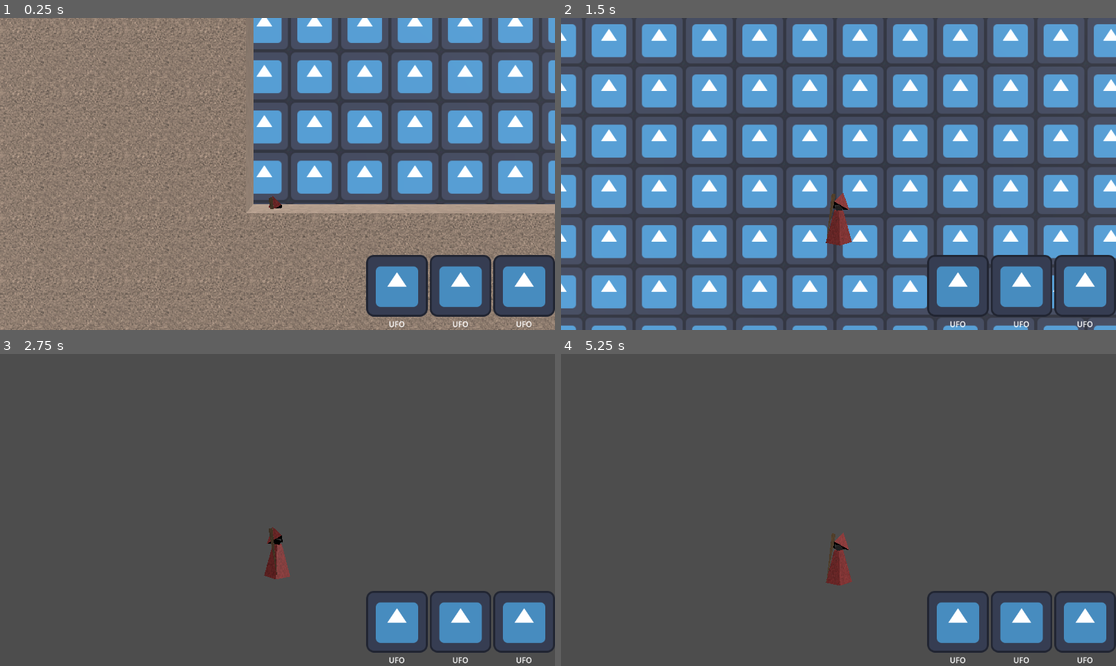
Above: before the commit, frames 1-4 (two rows, left to right).
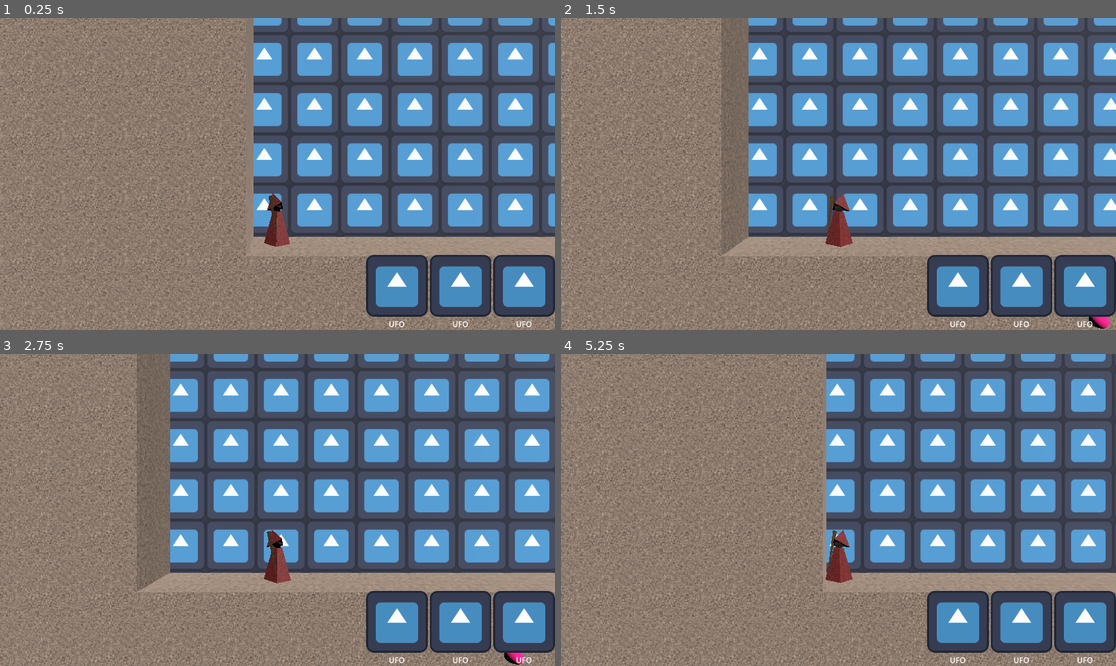
Above: after the commit, the same moments.

Repository: andriybyelikov/ludumdare55
Game: Godot game, scene res://prototype1.tscn
The game is run twice, just before and just after one commit, with the same random seed, the same clock (stepped at 60 frames per second) and the same inputs. The engine's default icon, where the game draws it, is replaced by a stand-in: a white triangle on a blue panel in a dark square.
Inputs (mouse positions are in pixels of both pictures, inside the frame that each line leads up to):
- Up to frame 1 (0.25 s): no input
- Up to frame 2 (1.5 s): move the mouse to (960, 158) at 0.52 s; hold D (move_right) 0.53-1.28 s; click (960, 158) at 0.6 s; tap Space (jump) at 0.77 s; move the mouse to (727, 189) at 1.27 s; hold A (move_left) from 1.28 s (still down); click (727, 189) at 1.35 s
- Up to frame 3 (2.75 s): tap Space (jump) at 1.52 s; move the mouse to (333, 441) at 2.02 s; release A (move_left) at 2.03 s; hold D (move_right) from 2.03 s (still down); click (333, 441) at 2.1 s
- Up to frame 4 (5.25 s): move the mouse to (810, 572) at 2.77 s; click (810, 572) at 2.85 s; tap Space (jump) at 3.02, 3.77, 4.52 s; move the mouse to (1005, 556) at 3.52 s; release D (move_right) at 3.53 s; hold A (move_left) from 3.53 s (still down); click (1005, 556) at 3.6 s; move the mouse to (672, 463) at 4.27 s; click (672, 463) at 4.35 s; move the mouse to (866, 510) at 5.02 s; click (866, 510) at 5.1 s

The runs differ from the first frame. In frame 1, 34% of the frame differs, in the area x 0-100%, y 0-100%; in frame 2, 74%; in frame 3, 70%; in frame 4, 75%.

Commit message:
Fix layers

Diff:
--- a/models/wind_dragon.tscn
+++ b/models/wind_dragon.tscn
@@ -12,6 +12,8 @@
 [sub_resource type="CylinderShape3D" id="CylinderShape3D_n1yik"]
 
 [node name="Node3D" type="RigidBody3D"]
+collision_layer = 3
+collision_mask = 3
 script = ExtResource("1_dmi28")
 
 [node name="MeshInstance3D" type="MeshInstance3D" parent="."]
--- a/summoner.tscn
+++ b/summoner.tscn
@@ -62,6 +62,23 @@
 "values": [Vector3(1, 1, 1), Vector3(1.01, 1.05, 1.01)]
 }
 
+[sub_resource type="Animation" id="Animation_tu6bp"]
+resource_name = "levitate"
+length = 1.6
+loop_mode = 1
+tracks/0/type = "value"
+tracks/0/imported = false
+tracks/0/enabled = true
+tracks/0/path = NodePath("Pivot:position")
+tracks/0/interp = 1
+tracks/0/loop_wrap = true
+tracks/0/keys = {
+"times": PackedFloat32Array(0, 0.4, 0.8, 1.2),
+"transitions": PackedFloat32Array(1, 1, 1, 1),
+"update": 0,
+"values": [Vector3(0, 0, 0), Vector3(0, -0.25, 0), Vector3(0, 0, 0), Vector3(0, 0.25, 0)]
+}
+
 [sub_resource type="Animation" id="Animation_dfodm"]
 resource_name = "walk"
 length = 1.6
@@ -91,23 +108,6 @@
 "values": [Vector3(0.0872665, 0, 0), Vector3(-0.0872665, 0, 0), Vector3(0.0872665, 0, 0), Vector3(-0.0872665, 0, 0)]
 }
 
-[sub_resource type="Animation" id="Animation_tu6bp"]
-resource_name = "levitate"
-length = 1.6
-loop_mode = 1
-tracks/0/type = "value"
-tracks/0/imported = false
-tracks/0/enabled = true
-tracks/0/path = NodePath("Pivot:position")
-tracks/0/interp = 1
-tracks/0/loop_wrap = true
-tracks/0/keys = {
-"times": PackedFloat32Array(0, 0.4, 0.8, 1.2),
-"transitions": PackedFloat32Array(1, 1, 1, 1),
-"update": 0,
-"values": [Vector3(0, 0, 0), Vector3(0, -0.25, 0), Vector3(0, 0, 0), Vector3(0, 0.25, 0)]
-}
-
 [sub_resource type="AnimationLibrary" id="AnimationLibrary_h8e7x"]
 _data = {
 "RESET": SubResource("Animation_enclt"),
@@ -117,7 +117,8 @@
 }
 
 [node name="Summoner" type="CharacterBody3D"]
-collision_layer = 5
+collision_layer = 7
+collision_mask = 3
 script = ExtResource("1_4buju")
 
 [node name="Pivot" type="Node3D" parent="."]
Not shown: 2 places in mesh_library.tres that only renumber resources
